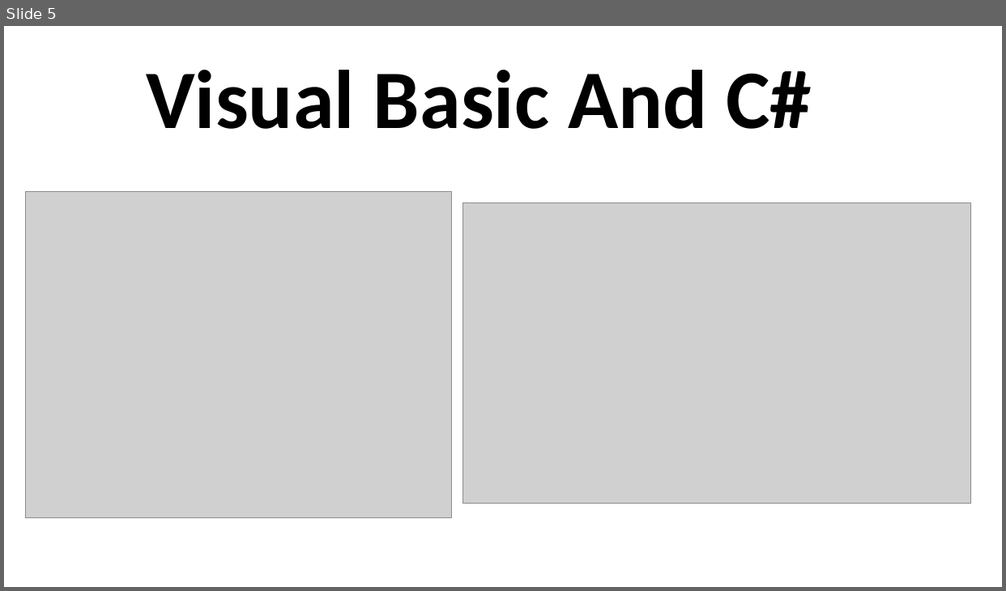
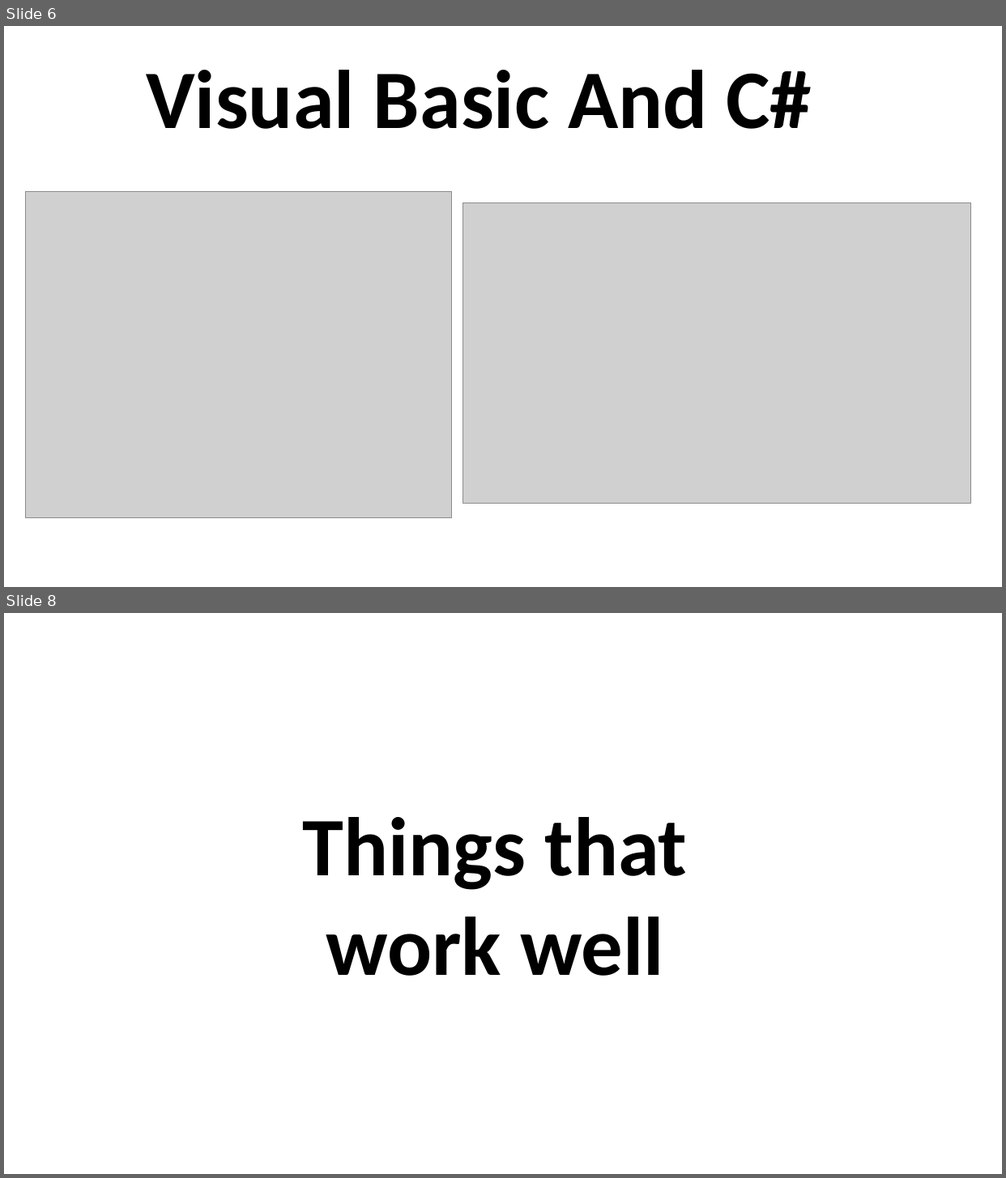
Before and after one commit to grab-a-byte/DotnetInterop, a slide deck: DotnetInteropSlides.pptx. Shown one above the other, each under a label of ours: slide 5 before the commit, slides 6 and 8 after it; the slides between them are not shown. The pictures are 1006x591 and 1006x1178 pixels, drawn with LibreOffice and Linux fonts; fonts in the diff are those of the drawing; grey boxes stand for pictures. Boxes give left, top, right and bottom in pixels: in the first picture for what was removed or moved away, otherwise in the second. Text is boxed around its words. In the diff, an @@ line names an element or a change of style, - is before the commit and + after.

```diff
--- a/DotnetInteropSlides.pptx
+++ b/DotnetInteropSlides.pptx
@@ slide 8 added at (4,613,1002,1174), background #FFFFFF @@
@@ text added at (303,817,687,976), 80 pt, text #000000, bold @@
+Things that work well
@@ what was slide 5 is now slide 6 @@
```
Also in this commit, not shown: 5 other slides added, 5 other files.
